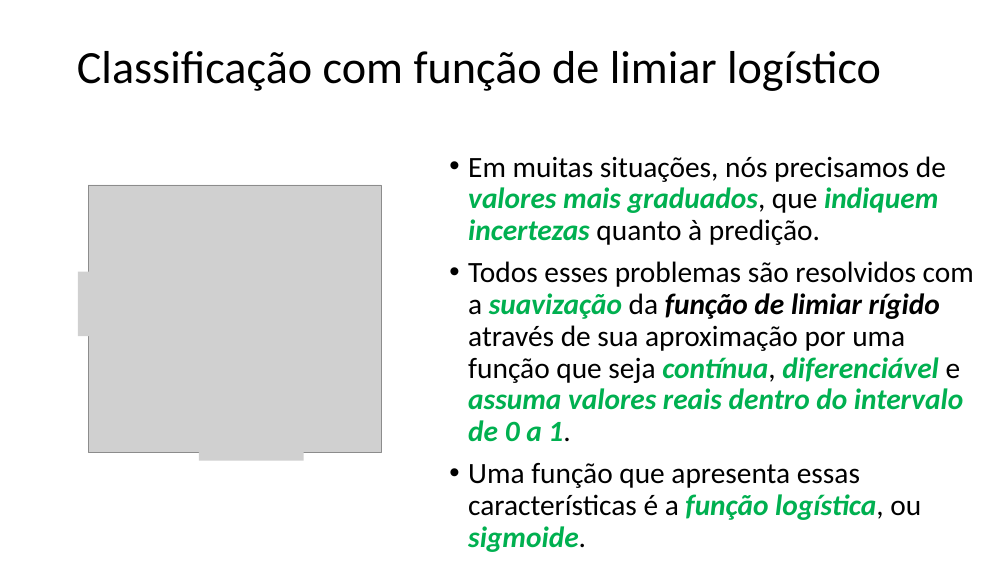
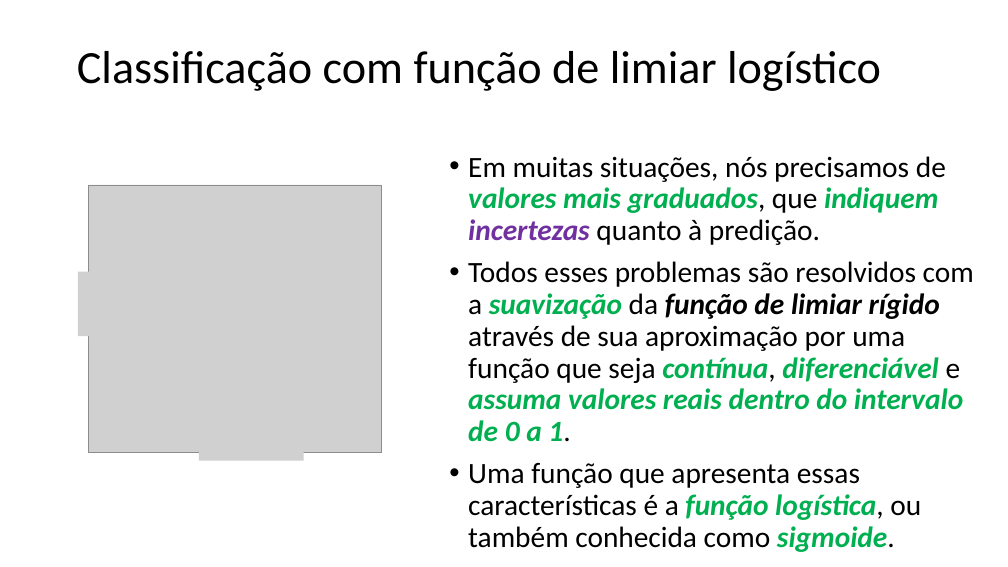
Before and after one commit to zz4fap/t320_aprendizado_de_maquina, a slide deck: slide 5 of slides/T320_Classificação (Parte III).pptx. Drawn at 1008x567 pixels with LibreOffice and Linux fonts; fonts in the diff are those of the drawing; grey boxes stand for pictures. Boxes give left, top, right and bottom in pixels: in the first picture for what was removed or moved away, otherwise in the second. Text is boxed around its words. In the diff, an @@ line names an element or a change of style, - is before the commit and + after.

```diff
--- a/slides/T320_Classificação (Parte III).pptx
+++ b/slides/T320_Classificação (Parte III).pptx
@@ text at bbox=[468, 156, 946, 245]: text colour #00B050 to #7030A0 in "incertezas" @@
@@ text at bbox=[468, 463, 921, 552]: text changed @@
-• Uma função que apresenta essas características é a função logística, ou sigmoide.
+• Uma função que apresenta essas características é a função logística, ou também conhecida como sigmoide.
```
Also in this commit, not shown: 2 other slides changed, 1 slide added, 1 other file.
